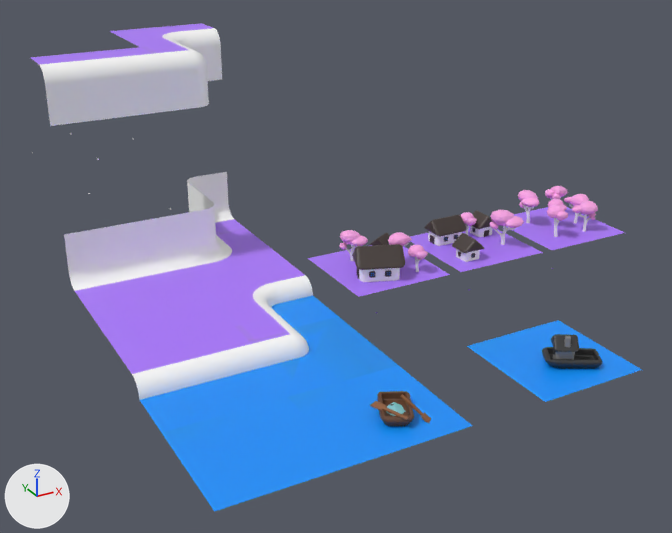
The FBX model Assets/Resources/WaveFunctionCollapse.fbx: old version first, new version second.
One viewpoint serves both versions: a 50 mm lens placed at (-4.24, -14.06, 7.22), pointed at (3.45, -0.09, 0.23). The lights are fixed; the arrows at lower left show +X, +Y and +Z. Where no turn or scale is listed for an object, it has been applied to the vertices.
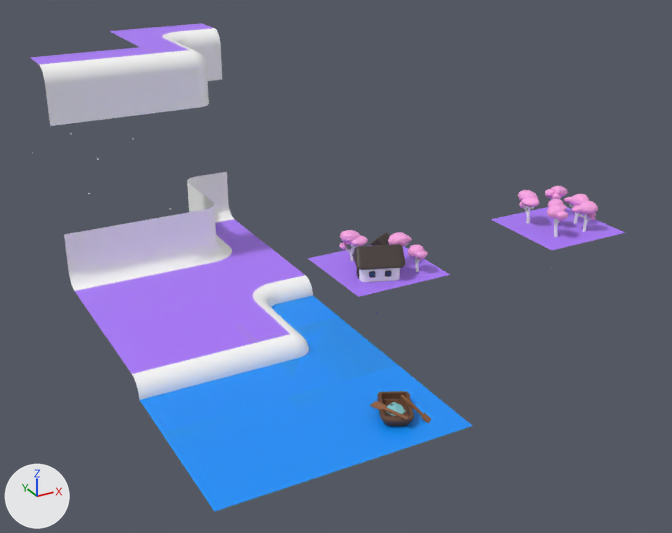
Scene script edits in JSON lines:
```json
{"op": "remove", "block": "ob_mesh12_001", "code": ["ob_mesh12_001 = bpy.data.objects.new('Mesh12.001', me_plane_026)", "ob_mesh12_001.location = (5.35, -4.0, 0.0)"]}
{"op": "remove", "block": "ob_mesh9_001", "code": ["ob_mesh9_001 = bpy.data.objects.new('Mesh9.001', me_plane_009)", "ob_mesh9_001.location = (6.65, 0.0, 0.0)"]}
```

Changed parts and their boxes [x1, y1, x2, y2] in the pictures (672 x 533 px):
```json
{"object": "Mesh12.001", "change": "deleted", "before": [467, 320, 642, 402], "on screen": "blue"}
{"object": "Mesh9.001", "change": "deleted", "before": [410, 210, 543, 290]}
```
